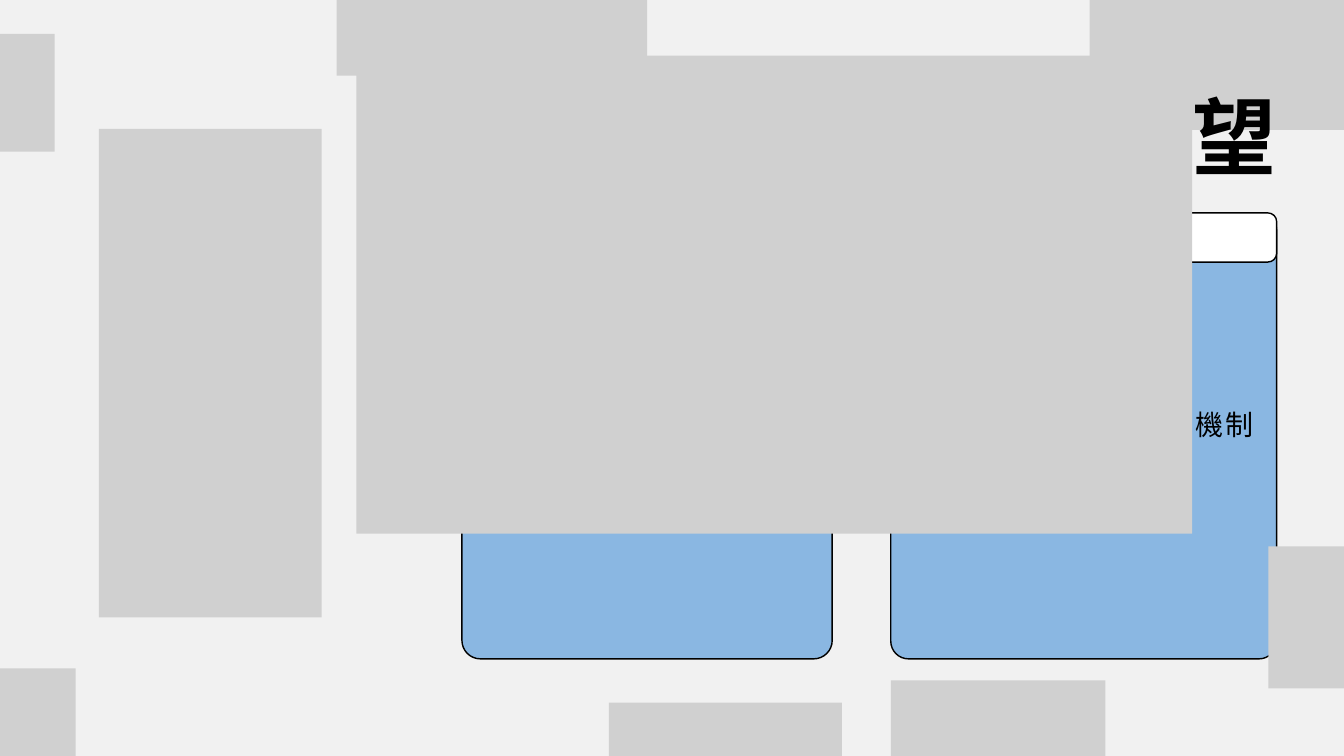
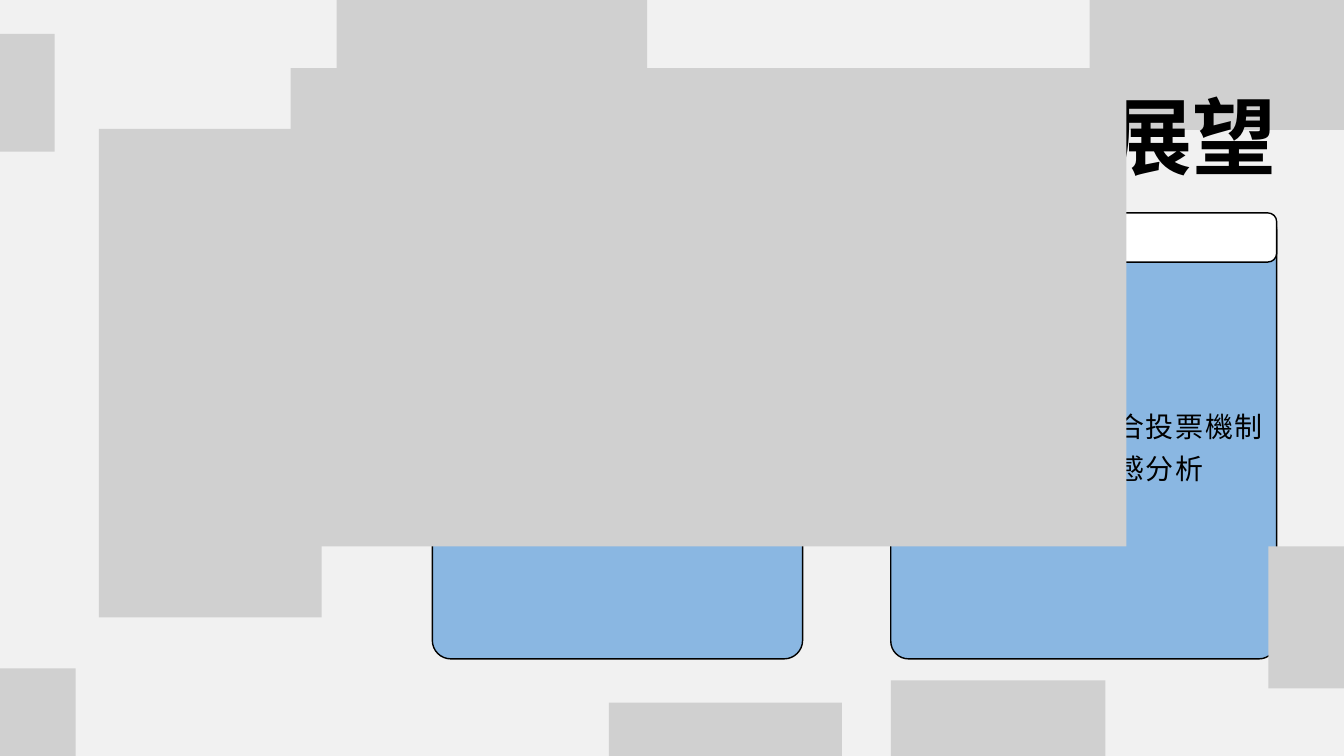
Before and after one commit to jenny870604/news, a slide deck: slide 6 of 新聞專題分類.pptx. Drawn at 1344x756 pixels with LibreOffice and Linux fonts; fonts in the diff are those of the drawing; grey boxes stand for pictures. Boxes give left, top, right and bottom in pixels: in the first picture for what was removed or moved away, otherwise in the second. Text is boxed around its words. In the diff, an @@ line names an element or a change of style, - is before the commit and + after.

```diff
--- a/新聞專題分類.pptx
+++ b/新聞專題分類.pptx
@@ picture: place and size @@
-picture at box(356, 56, 1192, 534)
+picture at box(291, 69, 1127, 546)
@@ freeform shape: place and size @@
-freeform shape at box(462, 213, 832, 659)
+freeform shape at box(432, 213, 802, 659)
@@ text "加入多模型融合投票機制": place and size @@
-text "加入多模型融合投票機制" at box(929, 407, 1253, 443)
+text "加入多模型融合投票機制" at box(938, 409, 1262, 487)
@@ text "加入多模型融合投票機制" at box(938, 409, 1262, 487): line spacing 40.5pt to 45pt @@
```
Also in this commit, not shown: 5 other slides changed.
